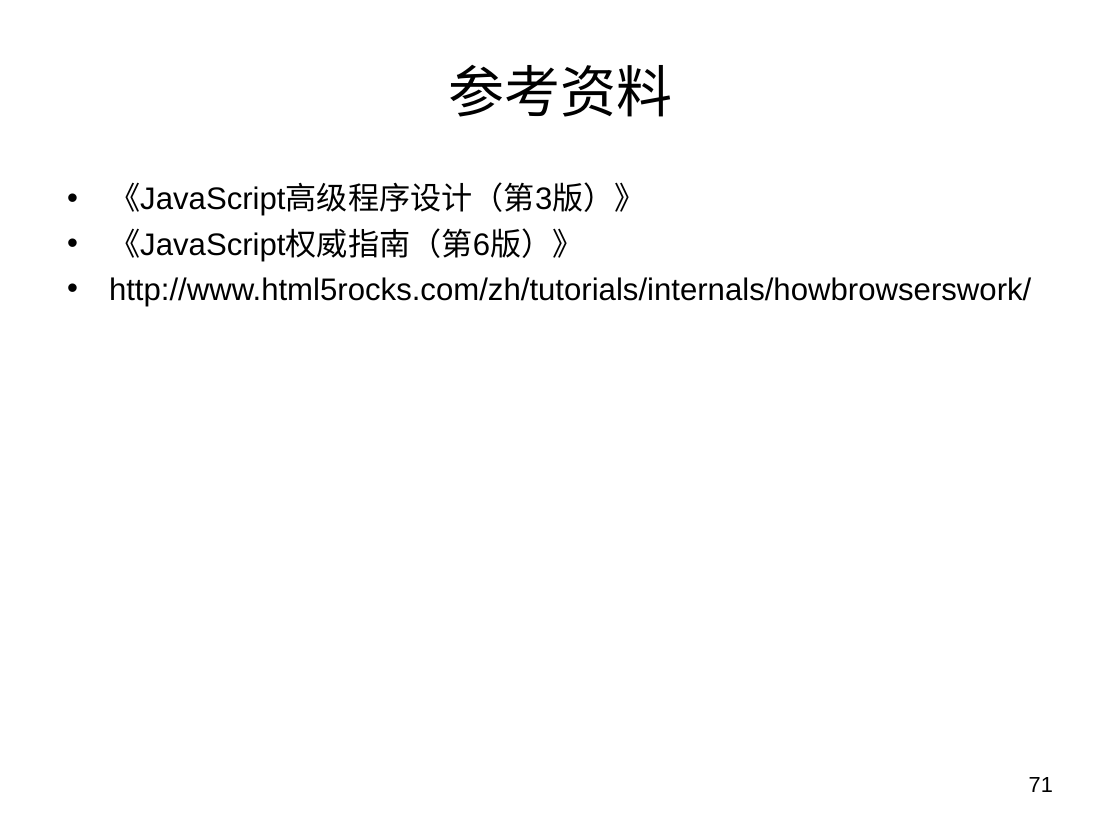
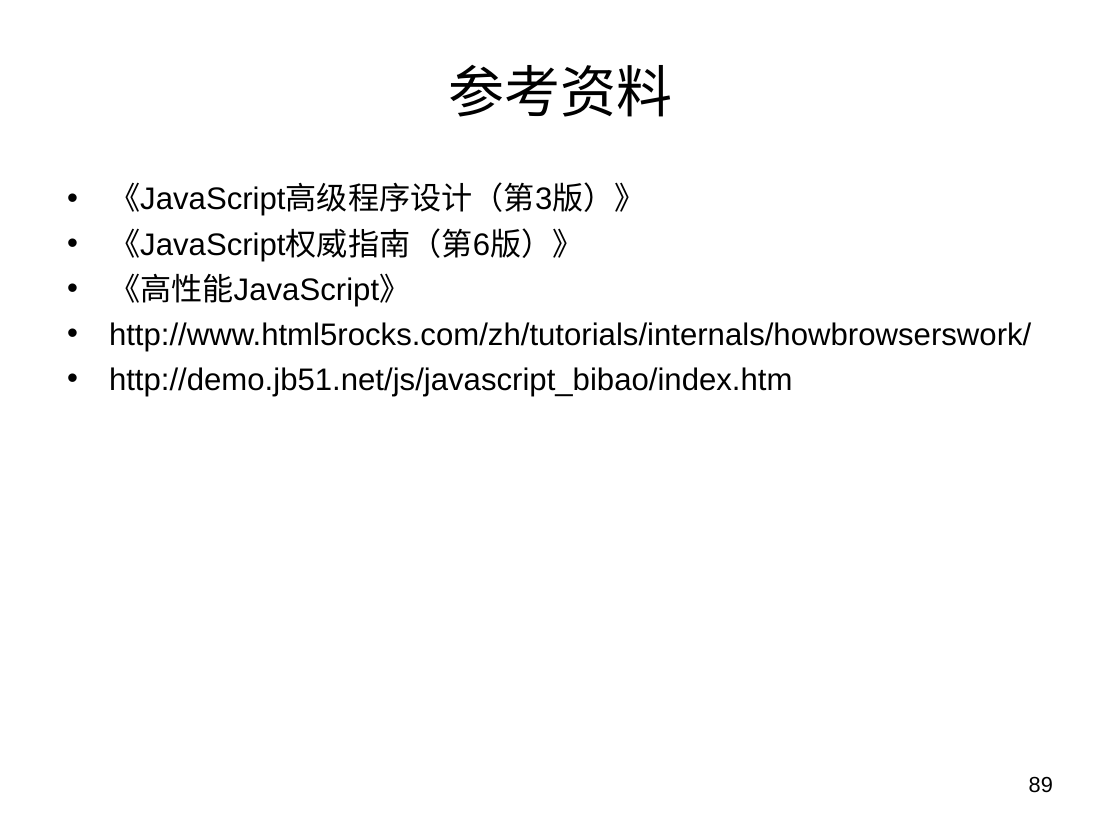
Before and after one commit to panxuepeng/javascript, a slide deck: slide 89 of ppt/第二天课程.ppt (slide 71 before the commit). Drawn at 1120x840 pixels with LibreOffice and Linux fonts; fonts in the diff are those of the drawing. Boxes give left, top, right and bottom in pixels: in the first picture for what was removed or moved away, otherwise in the second. Text is boxed around its words. In the diff, an @@ line names an element or a change of style, - is before the commit and + after.

```diff
--- a/ppt/第二天课程.ppt
+++ b/ppt/第二天课程.ppt
@@ text at [109, 273, 410, 307]: paragraph added @@
+• 《高性能JavaScript》
@@ text at [109, 367, 792, 396]: paragraph added @@
+• http://demo.jb51.net/js/javascript_bibao/index.htm
@@ page number at [1029, 776, 1053, 793]: text changed @@
-71
+89
```
Also in this commit, not shown: 31 other slides changed, 23 slides added, 5 slides removed, 8 other files.
